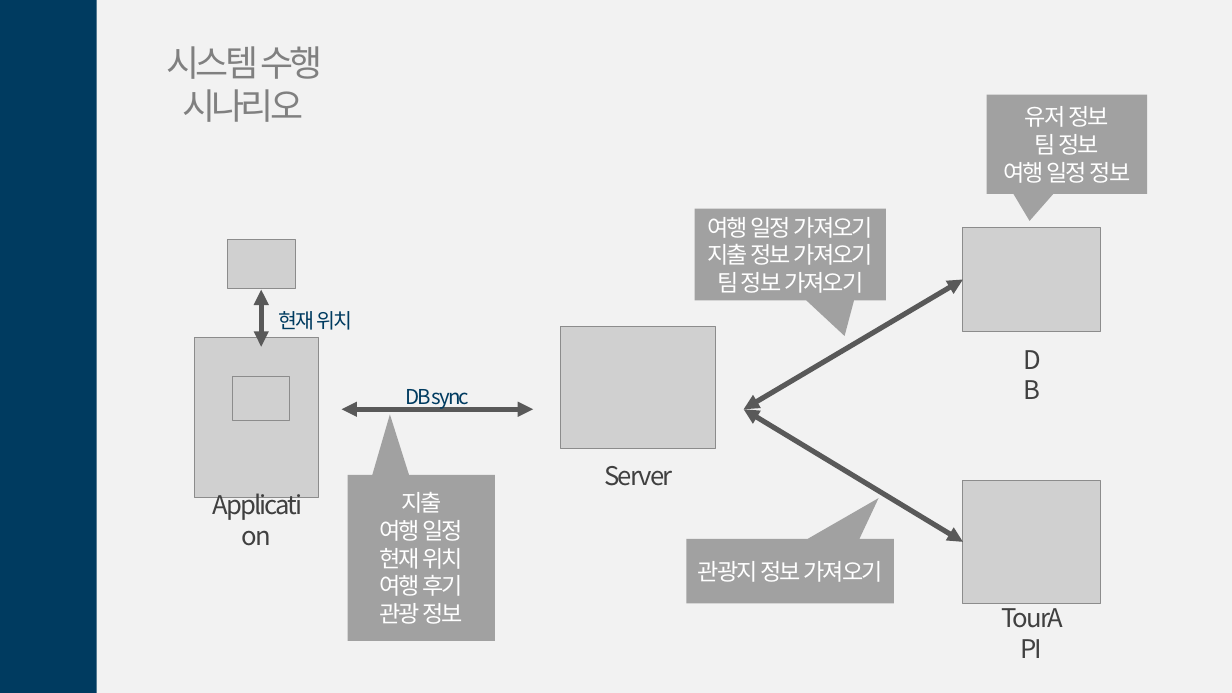
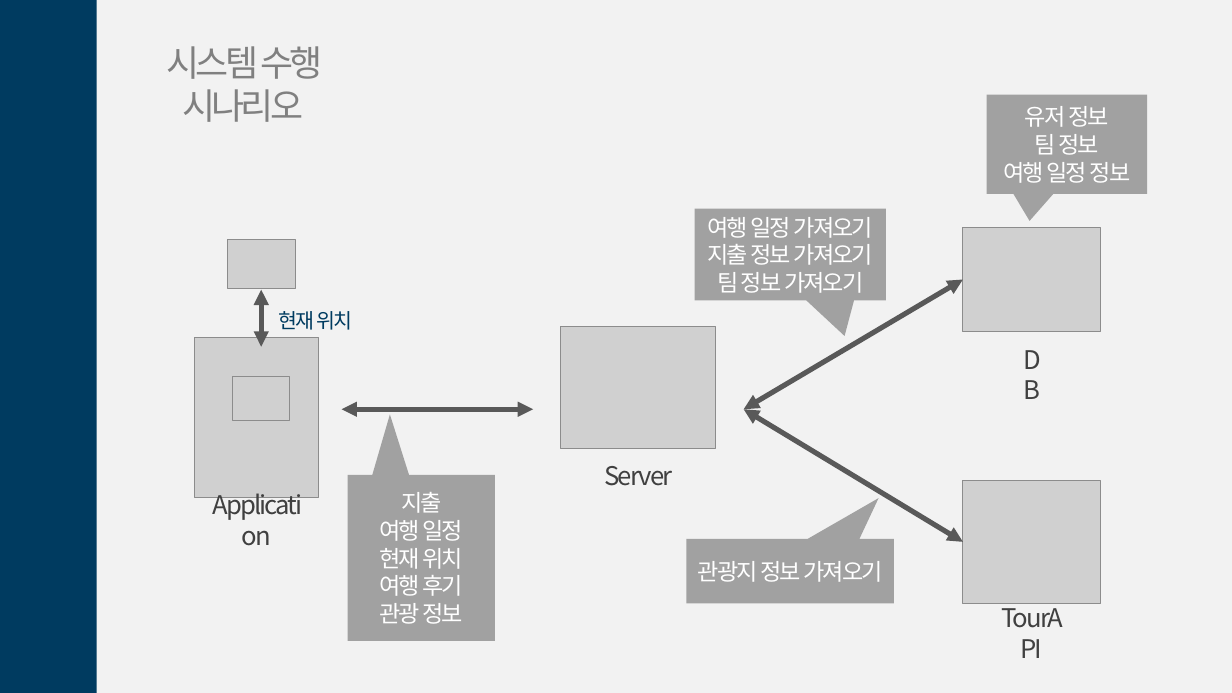
Before and after one commit to gmlrud1211/project, a slide deck: slide 11 of document/제안서.pptx. Drawn at 1232x693 pixels with LibreOffice and Linux fonts; fonts in the diff are those of the drawing; grey boxes stand for pictures. Boxes give left, top, right and bottom in pixels: in the first picture for what was removed or moved away, otherwise in the second. Text is boxed around its words. In the diff, an @@ line names an element or a change of style, - is before the commit and + after.

```diff
--- a/document/제안서.pptx
+++ b/document/제안서.pptx
@@ text removed at (405,389,469,410) @@
-DB sync
```
Also in this commit, not shown: 1 other slide changed.
